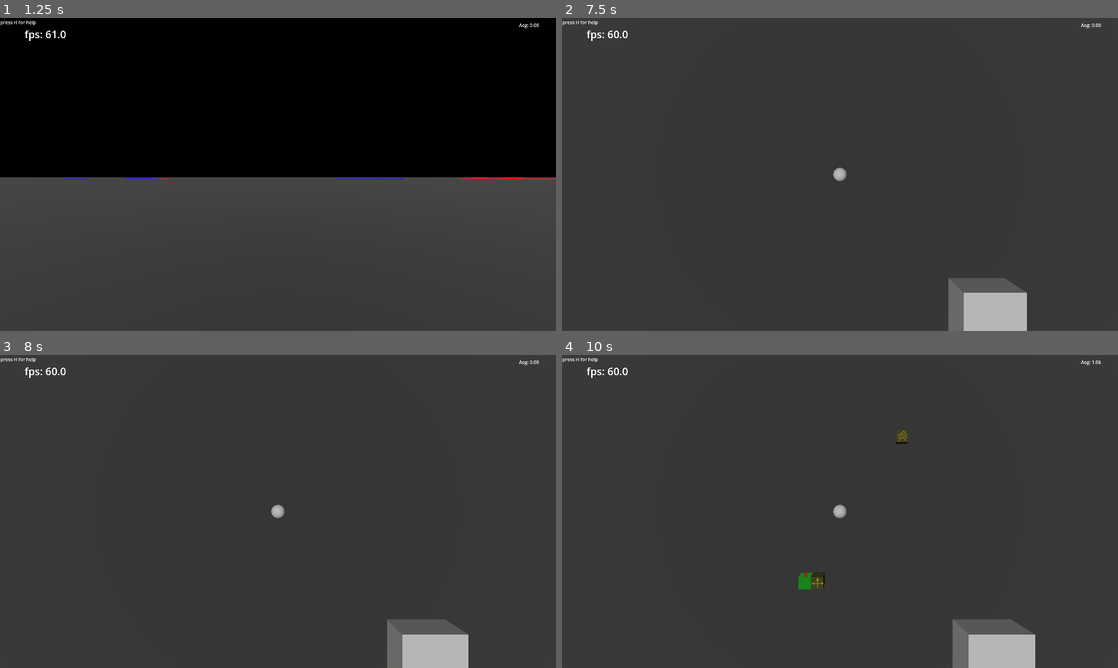
Above: before the commit, frames 1-4 (two rows, left to right).
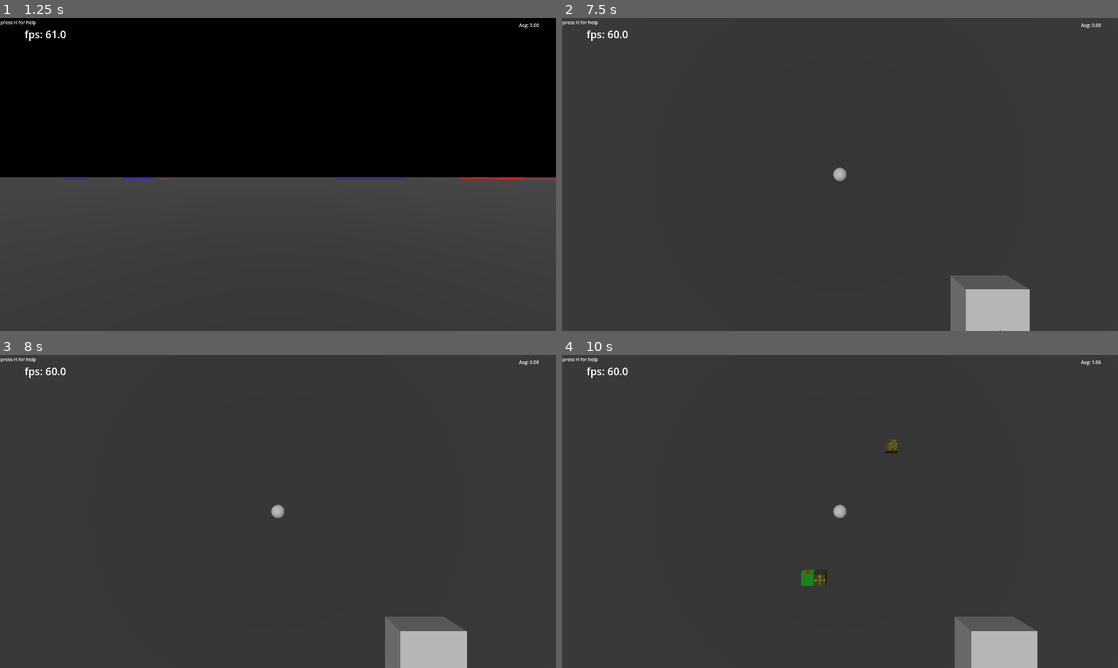
Above: after the commit, the same moments.

Repository: Tinigame/UPT-game-project
Game: Godot game, scene res://Scenes/world.tscn
The game is run twice, just before and just after one commit, with the same random seed, the same clock (stepped at 60 frames per second) and the same inputs.
Inputs (mouse positions are in pixels of both pictures, inside the frame that each line leads up to):
- Up to frame 1 (1.25 s): click "Play game" at 0.5 s
- Up to frame 2 (7.5 s): tap H (help_menu) every 0.75 s from 1.25 to 5 s; move the mouse to (867, 174) at 1.27 s; tap A (A) at 1.35, 2.3, 2.85, 3.8, 5.3, 6.8 s; click (867, 174) at 1.42 s; tap D (D) at 1.55, 2.1, 3.05, 3.6, 4.55, 6.05 s; move the mouse to (812, 174) at 2.02 s; click (812, 174) at 2.17 s; move the mouse to (851, 168) at 2.77 s; click (851, 168) at 2.92 s; move the mouse to (834, 180) at 3.52 s; click (834, 180) at 3.67 s; move the mouse to (878, 177) at 4.27 s; tap S (S) at 4.35 s; click (878, 177) at 4.42 s; move the mouse to (795, 171) at 5.02 s; tap W (W) at 5.1 s; click (795, 171) at 5.17 s; move the mouse to (845, 174) at 5.77 s; tap R (rotate_clockwise) at 5.85 s; click (845, 174) at 5.92 s; move the mouse to (817, 168) at 6.52 s; tap Space (space) at 6.6 s; click (817, 168) at 6.67 s; move the mouse to (867, 174) at 7.27 s; tap B (switchcam) at 7.35 s; click (867, 174) at 7.42 s
- Up to frame 3 (8 s): tap D (D) at 7.55 s
- Up to frame 4 (10 s): move the mouse to (728, 527) at 8.02 s; tap Backspace (temp_deselect_building) at 8.1 s; click (728, 527) at 8.17 s; tap A (A) at 8.3, 9.8 s; move the mouse to (895, 442) at 8.77 s; tap 1 (temp_select_building_1) at 8.85 s; click (895, 442) at 8.92 s; tap D (D) at 9.05 s; move the mouse to (812, 574) at 9.52 s; tap 2 (temp_select_building_2) at 9.6 s; click (812, 574) at 9.67 s

Frame 1 is identical in both runs. In frame 2, 0.4% of the frame differs, in the area x 69-85%, y 82-100%; in frame 3, 0.4%; in frame 4, 0.7%, in the area x 42-86%, y 24-100%.

Commit message:
fixed splitters + faster movespeed

Diff:
--- a/Scripts/buildings/assembler_script.gd
+++ b/Scripts/buildings/assembler_script.gd
@@ -46,6 +46,8 @@
 	#Validates slot counts
 	assert(recipe.recipe_ingredients.size() == input_slots.size(), "input_slots count must match number of ingredients")
 	assert(recipe.recipe_products.size() == output_slots.size(), "output_slots count must match number of products")
+
+	BuildingManager.update_conveyor_neighbors()
 
 
 
--- a/Scripts/buildings/splitter.gd
+++ b/Scripts/buildings/splitter.gd
@@ -4,7 +4,7 @@
 @export var forward_cell_offset: Vector3i
 var grid_position: Vector3i
 
-var cached_neighbor: Node3D = null
+var cached_outputs: Array[Node3D] = []
 
 var container_manager: ContainerManager
 var output_index := 0
@@ -60,25 +60,17 @@
 
 func _send_item(item: Item):
 	if !container_manager.has_item(item):
-		return # already removed or moved
-
-	var outputs := []
-	for offset in output_offsets:
-		var cell = grid_position + offset
-		if BuildingManager.occupied_cells.has(cell):
-			var neighbor = BuildingManager.occupied_cells[cell]
-			if neighbor.has_node("ContainerManager"):
-				outputs.append(neighbor)
-
-	if outputs.is_empty():
 		return
 
-	var num_outputs := outputs.size()
+	if cached_outputs.is_empty():
+		return
+
+	var num_outputs := cached_outputs.size()
 	var attempts := 0
 
 	while attempts < num_outputs:
-		var target_index = output_index % num_outputs
-		var target = outputs[target_index]
+		var target_index := output_index % num_outputs
+		var target := cached_outputs[target_index]
 		output_index += 1
 		attempts += 1
 
@@ -90,8 +82,24 @@
 				return
 
 
+
+
 func update_connections():
-	cached_neighbor = check_neighbor(forward_cell_offset)
+	cached_outputs.clear()
+
+	var current_grid_position = get_parent().grid_position
+
+	for offset in output_offsets:
+		var cell = current_grid_position + offset
+		if BuildingManager.occupied_cells.has(cell):
+			var neighbor = BuildingManager.occupied_cells[cell]
+			if neighbor.has_node("ContainerManager"):
+				cached_outputs.append(neighbor)
+
+	var items = container_manager.get_items_in_slot(0)
+	if items.size() > 0:
+		_send_item(items[0])
+
 
 func check_neighbor(neighbor_position: Vector3i) -> Node3D:
 	if BuildingManager.occupied_cells.has(neighbor_position):
--- a/Scripts/playerscript.gd
+++ b/Scripts/playerscript.gd
@@ -5,7 +5,7 @@
 const GRID_SIZE : int = 1
 const JUMP_VELOCITY : float = 5.0
 
-var move_speed : float = 5.0
+var move_speed : float = 10.0
 var mouse_sensitivity : float = 0.002
 var gravity = ProjectSettings.get_setting("physics/3d/default_gravity")
 
Not shown, added: Kirjalik osa/pildid-lisad/Dwarf fortress sceenshot.png.import
Not shown, added: Kirjalik osa/Logistika mäng praktiline töö UPT Andreas Aidnik.docx
Not shown, added: Kirjalik osa/~$gistika mäng praktiline töö UPT Andreas Aidnik.docx
